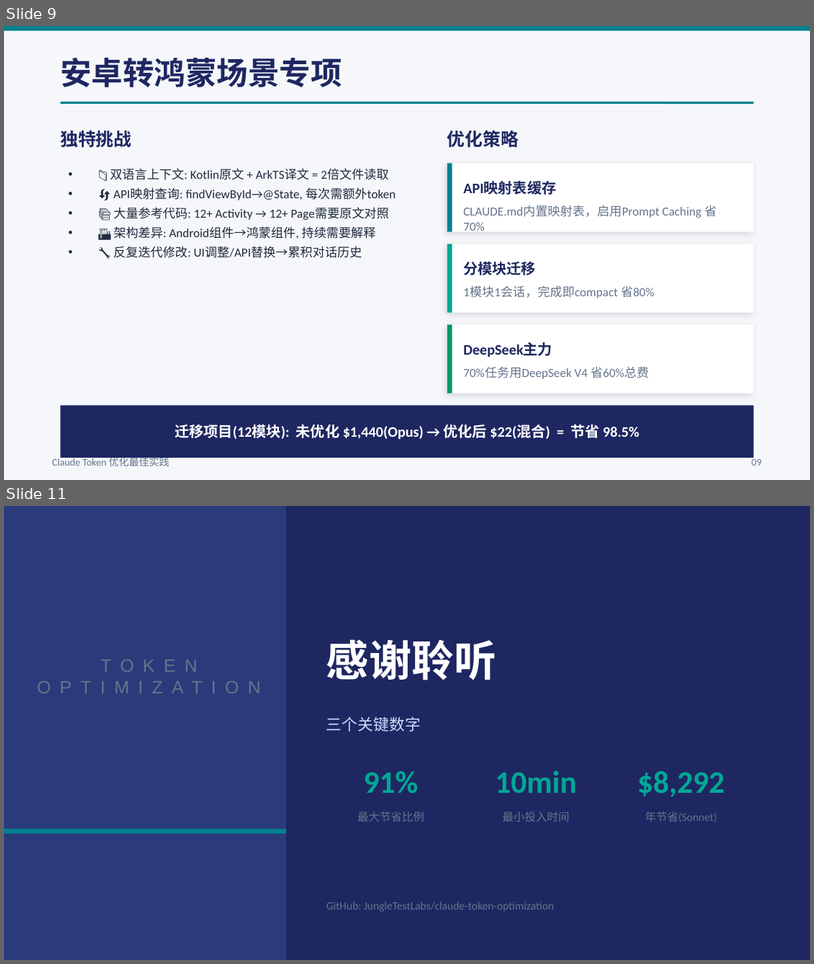
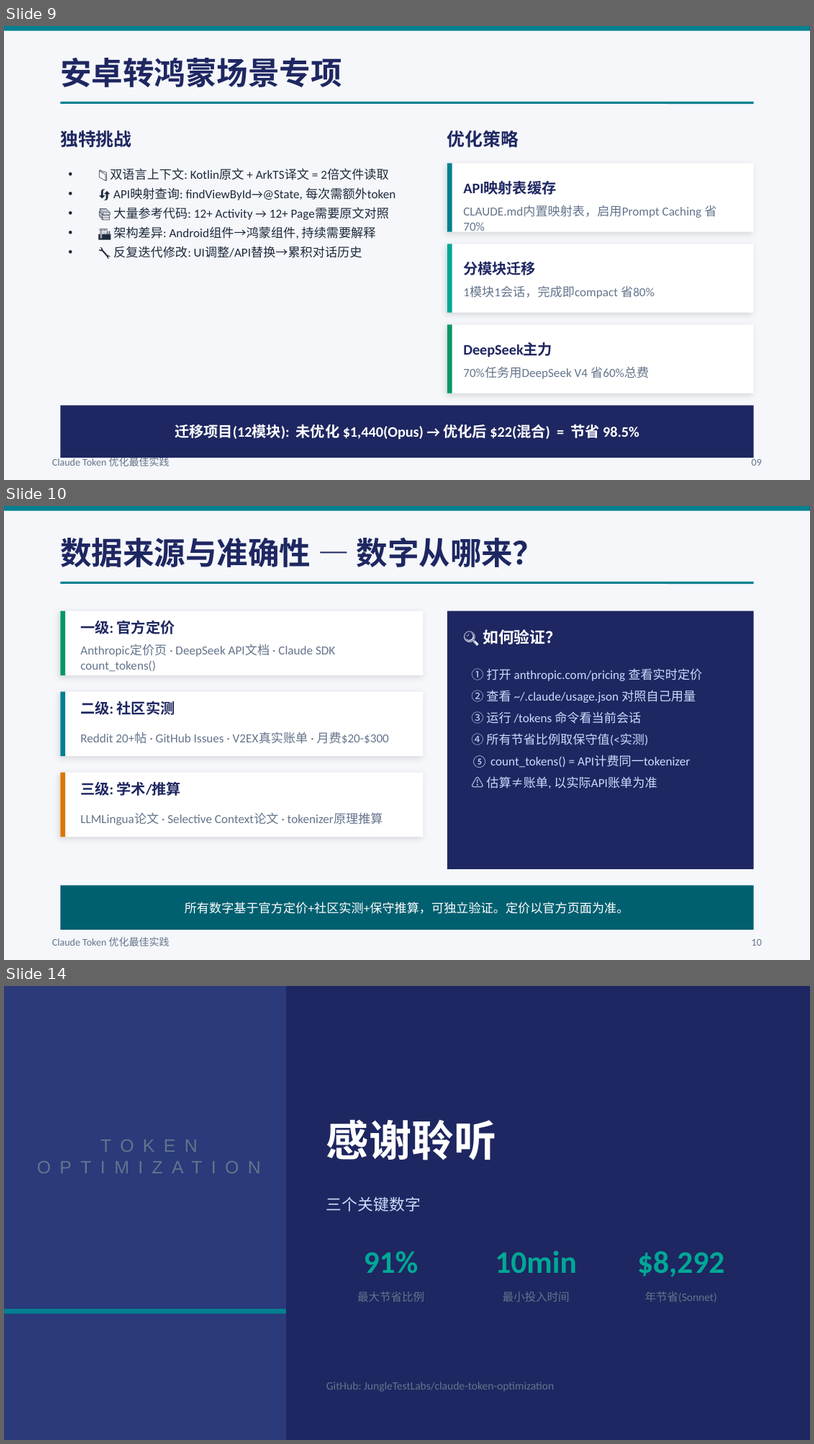
Before and after one commit to JungleTestLabs/claude-token-optimization, a slide deck: Claude-Token优化最佳实践.pptx. Shown one above the other, each under a label of ours: slides 9 and 11 before the commit, slides 9, 10 and 14 after it; the slides between them are not shown. The pictures are 814x964 and 814x1444 pixels, drawn with LibreOffice and Linux fonts; fonts in the diff are those of the drawing. Boxes give left, top, right and bottom in pixels: in the first picture for what was removed or moved away, otherwise in the second. Text is boxed around its words. In the diff, an @@ line names an element or a change of style, - is before the commit and + after.

```diff
--- a/Claude-Token优化最佳实践.pptx
+++ b/Claude-Token优化最佳实践.pptx
@@ slide 10 added at (4, 506, 810, 960), background #F5F7FA @@
@@ rectangle added at (4, 506, 810, 511), fill #028090 @@
@@ text added at (60, 537, 545, 567), 28 pt, text #1E2761, bold @@
+数据来源与准确性 — 数字从哪来？
@@ line added from (60, 582) to (754, 582), #028090 2 pt @@
@@ rectangle added at (60, 611, 423, 675), fill #FFFFFF @@
@@ rectangle added at (60, 611, 65, 675), fill #059669 @@
@@ rectangle added at (448, 611, 754, 869), fill #1E2761 @@
@@ text added at (80, 620, 175, 634), 13 pt, text #1E2761, bold @@
+一级: 官方定价
@@ text added at (483, 629, 561, 644), 14 pt, text #FFFFFF, bold @@
+🔍 如何验证？
@@ text added at (80, 644, 335, 672), 11 pt, text #64748B @@
+Anthropic定价页 · DeepSeek API文档 · Claude SDK count_tokens()
@@ text added at (471, 668, 702, 788), 11 pt, text #CADCFC @@
+① 打开 anthropic.com/pricing 查看实时定价
+② 查看 ~/.claude/usage.json 对照自己用量
+③ 运行 /tokens 命令看当前会话
+④ 所有节省比例取保守值(<实测)
+⑤ count_tokens() = API计费同一tokenizer
+⚠ 估算≠账单, 以实际API账单为准
@@ rectangle added at (60, 692, 423, 756), fill #FFFFFF @@
@@ rectangle added at (60, 692, 65, 756), fill #028090 @@
@@ text added at (80, 700, 175, 715), 13 pt, text #1E2761, bold @@
+二级: 社区实测
@@ text added at (80, 731, 389, 744), 11 pt, text #64748B @@
+Reddit 20+帖 · GitHub Issues · V2EX真实账单 · 月费$20-$300
@@ rectangle added at (60, 772, 423, 836), fill #FFFFFF @@
@@ rectangle added at (60, 772, 65, 836), fill #D97706 @@
@@ text added at (80, 781, 181, 795), 13 pt, text #1E2761, bold @@
+三级: 学术/推算
@@ text added at (80, 813, 383, 825), 11 pt, text #64748B @@
+LLMLingua论文 · Selective Context论文 · tokenizer原理推算
@@ rectangle added at (60, 885, 754, 929), fill #016070 @@
@@ text added at (185, 901, 630, 914), 11 pt, text #FFFFFF @@
+所有数字基于官方定价+社区实测+保守推算，可独立验证。定价以官方页面为准。
@@ text added at (52, 937, 170, 946), 9 pt, text #64748B @@
+Claude Token 优化最佳实践
@@ text added at (752, 939, 762, 945), 9 pt, text #64748B @@
+10
@@ what was slide 11 is now slide 14 @@
```
Also in this commit, not shown: 2 slides changed, 2 other slides added, 3 other files.
